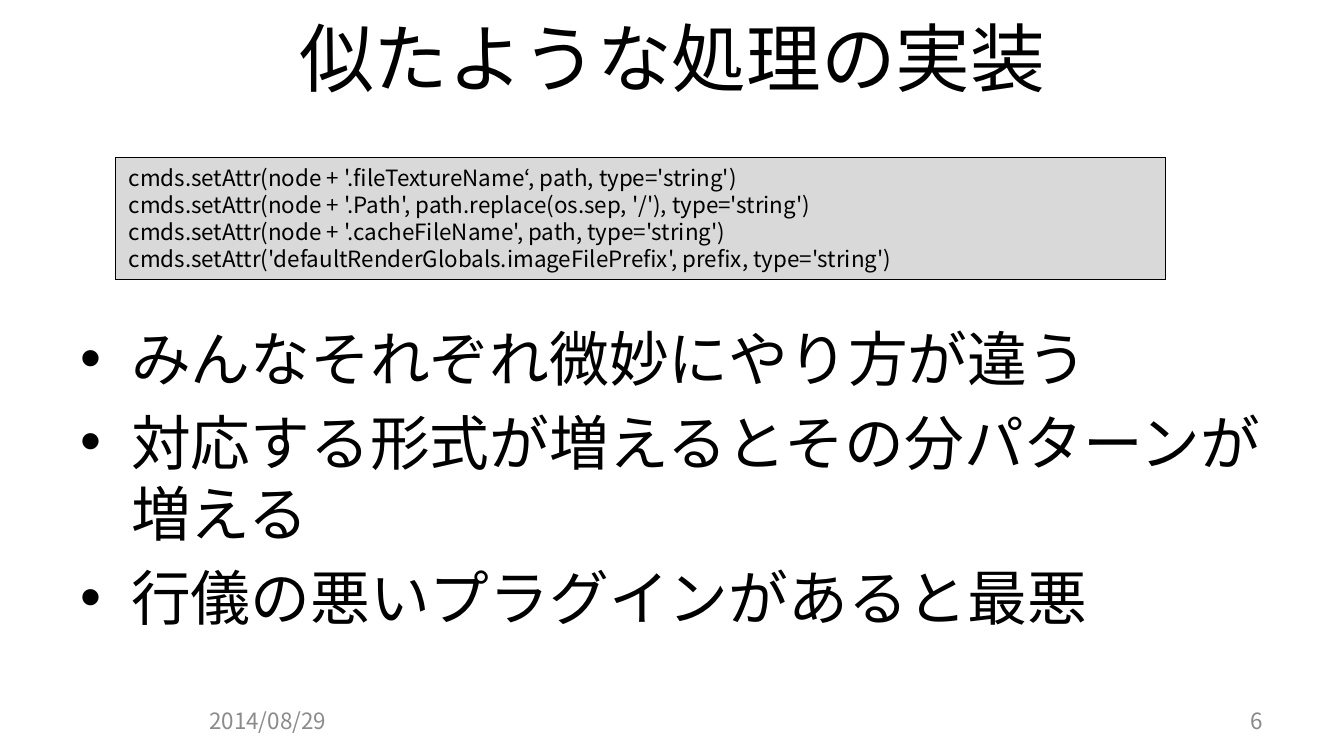
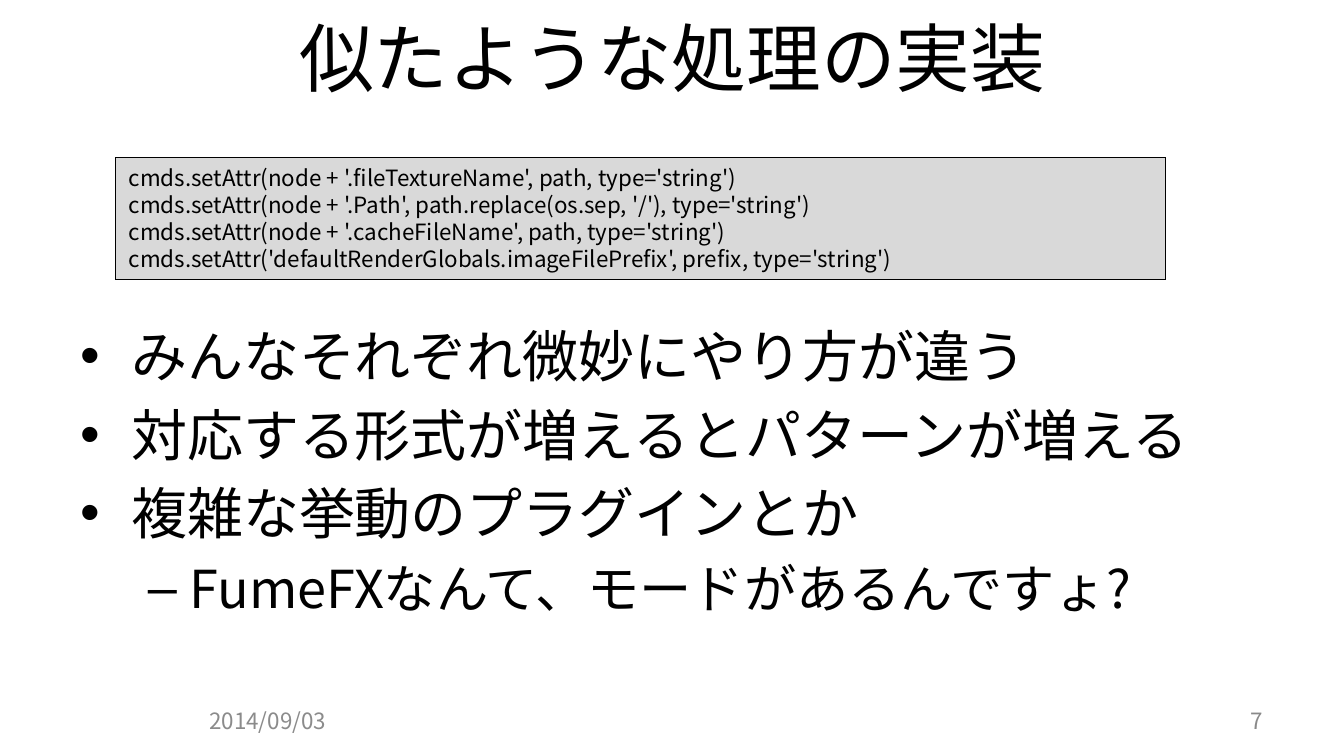
Before and after one commit to JCGS/CEDEC2014, a slide deck: slide 7 of chiyama/2014cedec_chiyama.pptx (slide 6 before the commit). Drawn at 1344x756 pixels with LibreOffice and Linux fonts; fonts in the diff are those of the drawing; background and template pictures are left out. Boxes give left, top, right and bottom in pixels: in the first picture for what was removed or moved away, otherwise in the second. Text is boxed around its words. In the diff, an @@ line names an element or a change of style, - is before the commit and + after.

Commit message:
GitHub登録のアナウンス追加 レイアウト修正 その他、細かいモロモロ追記・修正 PDF ファイルを追加

```diff
--- a/chiyama/2014cedec_chiyama.pptx
+++ b/chiyama/2014cedec_chiyama.pptx
@@ text in rectangle at <box>129,168,736,191</box>: text changed @@
-cmds.setAttr(node + '.fileTextureName‘, path, type='string')
+cmds.setAttr(node + '.fileTextureName', path, type='string')
@@ text at <box>131,329,1027,382</box>: size 32 to 30 pt in "みんなそれぞれ微妙にやり方が違う" @@
@@ text at <box>131,408,1189,612</box>: text changed; size 32 to 30 pt @@
-• 対応する形式が増えるとその分パターンが増える
-• 行儀の悪いプラグインがあると最悪
+• 対応する形式が増えるとパターンが増える
+• 複雑な挙動のプラグインとか
+  – FumeFXなんて、モードがあるんですょ?
@@ text at <box>209,711,326,733</box>: text changed @@
-2014/08/29
+2014/09/03
@@ page number at <box>1251,712,1263,729</box>: text changed @@
-6
+7
```
Also in this commit, not shown: 16 other slides changed, 3 slides added, 3 other files.
